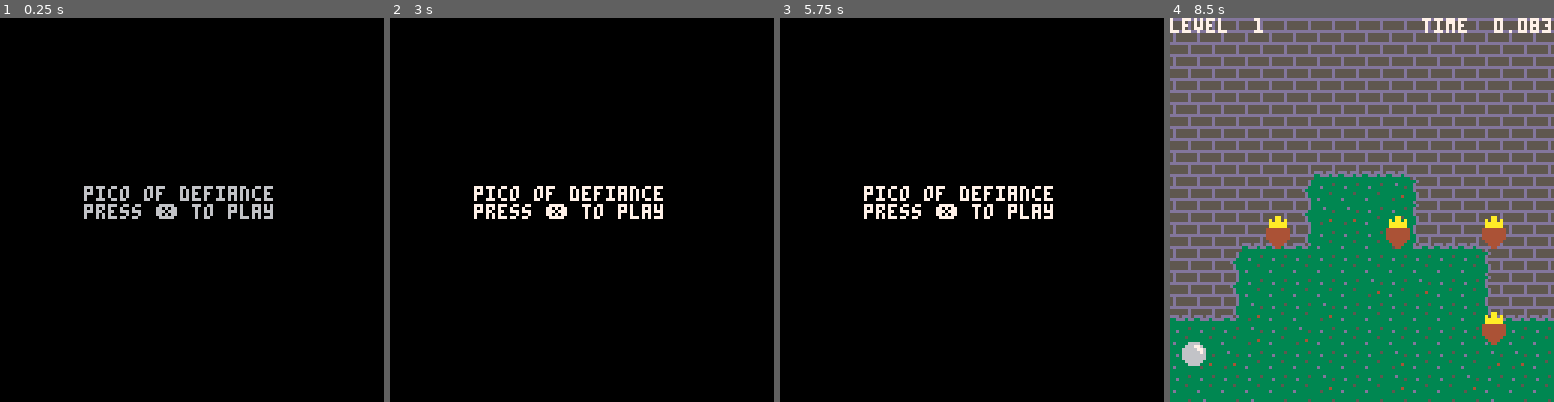
Above: before the commit, frames 1-4 (left to right).
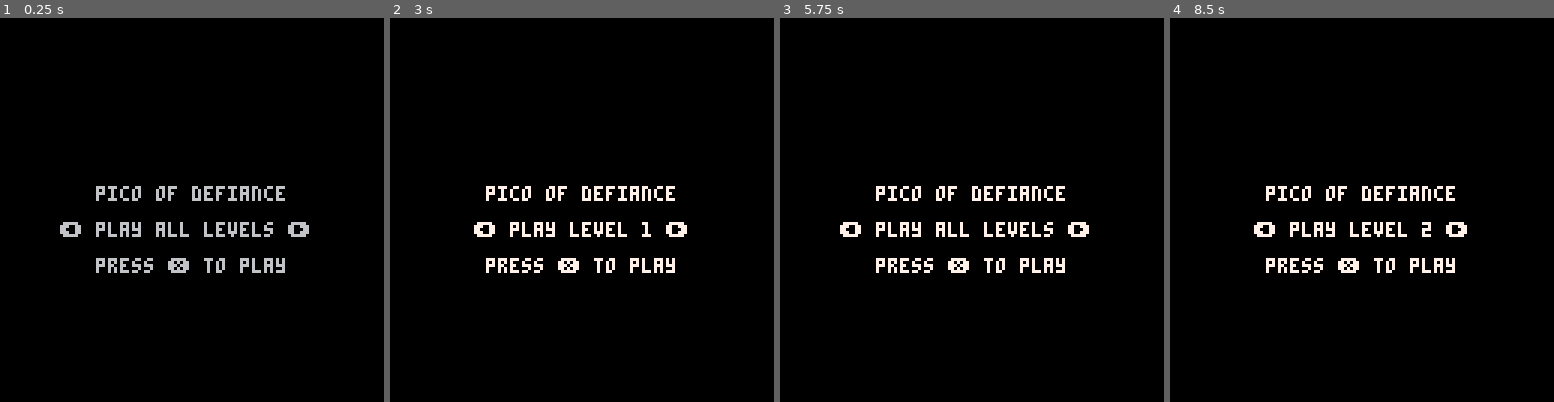
Above: after the commit, the same moments.

Repository: cinghycreations/defiance_of_pico
Game: PICO-8 cartridge defiance.p8
Same seed, same stepped clock (60 frames per second), same inputs: the game is played once before the commit and once after it.
Inputs:
- Up to frame 1 (0.25 s): no input
- Up to frame 2 (3 s): tap O (Z key) at 0.33, 0.7, 1.43, 2.22 s; tap X (X key) at 1.07, 2.07, 2.4, 2.73 s; hold Left 1.97-2.37 s; hold Right from 2.87 s (still down)
- Up to frame 3 (5.75 s): tap X (X key) every 0.33 s from 3.07 to 5.73 s; tap O (Z key) at 3.1, 3.98, 4.87 s; release Right at 3.53 s; hold Right 4.13-4.53 s; hold Left from 5.13 s (still down)
- Up to frame 4 (8.5 s): tap O (Z key) every 0.88 s from 5.75 to 8.4 s; release Left at 5.8 s; tap X (X key) every 0.33 s from 6.07 to 8.4 s; hold Left 6.23-6.63 s; hold Right 7.13-7.8 s; hold Right from 8.4 s (still down)

The runs differ from the first frame. In frame 1, 3.4% of the frame differs, in the area x 15-81%, y 43-67%; in frame 2, 3.2%; in frame 3, 3.4%; in frame 4, 100%, in the area x 0-100%, y 0-100%.

Commit message:
Implemented "all levels" and "single level" modes

Diff:
--- a/defiance.lua
+++ b/defiance.lua
@@ -11,18 +11,24 @@
 local PAGE_REPEAT = 4
 local PAGE_ENDGAME = 5
 
+local MODE_ALL_LEVELS = 0
+local MODE_SINGLE_LEVEL = 1
+
 local page = nil
 local next_page = nil
 local current_session = nil
+
+local splash_selected_level = 0
 
 local dbg = {
 	start_level = nil,
 	no_hud = false,
 }
 
-local function session_init(level, total_frames)
+local function session_init(mode, starting_level, total_frames)
 	local session = {}
-	session.level = level or 1
+	session.mode = mode or MODE_ALL_LEVELS
+	session.level = starting_level or 1
 	session.camera_offset = 0
 	session.platform_speed = 1.2
 	session.platform_offset = 0
@@ -201,8 +207,10 @@
 end
 
 function _init()
+	cartdata( 'defiance_of_pico-' .. '459c4f1f-b663-46c5-bb41-2e9ed887bed3')
+
 	if dbg.start_level ~= nil then
-		current_session = session_init( dbg.start_level )
+		current_session = session_init( MODE_SINGLE_LEVEL, dbg.start_level )
 		page = PAGE_SESSION
 		next_page = nil
 	else
@@ -217,34 +225,47 @@
 	next_page = nil
 
 	if page == PAGE_SPLASH then
-		if btnp(4) then
-			current_session = session_init()
+		if btnp(0) then
+			splash_selected_level = clamp( splash_selected_level - 1, 0, #levels )
+		elseif btnp(1) then
+			splash_selected_level = clamp( splash_selected_level + 1, 0, #levels )
+		elseif btnp(4) then
+			if splash_selected_level == 0 then
+				current_session = session_init( MODE_ALL_LEVELS )
+			else
+				current_session = session_init( MODE_SINGLE_LEVEL, splash_selected_level )
+			end
 			next_page = PAGE_SESSION
 		end
 	elseif page == PAGE_SESSION then
 		session_update( current_session )
 	elseif page == PAGE_SUCCESS then
 		if btnp(5) then
-			current_session = session_init( current_session.level, current_session.total_frames )
+			current_session = session_init( current_session.mode, current_session.level, current_session.total_frames )
 			next_page = PAGE_SESSION
 		elseif btnp(4) then
-			if current_session.level + 1 > #levels then
-				next_page = PAGE_ENDGAME
+			if current_session.mode == MODE_ALL_LEVELS then
+				if current_session.level + 1 > #levels then
+					next_page = PAGE_ENDGAME
+				else
+					current_session = session_init( current_session.mode, current_session.level + 1, current_session.total_frames )
+					next_page = PAGE_SESSION
+				end
 			else
-				current_session = session_init( current_session.level + 1, current_session.total_frames )
+				current_session = session_init( current_session.mode, current_session.level, current_session.total_frames )
 				next_page = PAGE_SESSION
 			end
 		end
 	elseif page == PAGE_FAIL then
 		if btnp(4) then
-			current_session = session_init( current_session.level, current_session.total_frames )
+			current_session = session_init( current_session.mode, current_session.level, current_session.total_frames )
 			next_page = PAGE_SESSION
 		elseif btnp(5) then
 			next_page = PAGE_SPLASH
 		end
 	elseif page == PAGE_REPEAT then
 		if btnp(4) then
-			current_session = session_init( current_session.level, current_session.total_frames )
+			current_session = session_init( current_session.mode, current_session.level, current_session.total_frames )
 			next_page = PAGE_SESSION
 		elseif btnp(5) then
 			next_page = PAGE_SPLASH
@@ -260,8 +281,15 @@
 	if page == PAGE_SPLASH then
 		cls()
 		cursor( 0, 7 * 8 )
-		print( '       pico of defiance         ' )
-		print( '       press ❎ to play         ' )
+		print( '        pico of defiance' )
+		print( '' )
+		if splash_selected_level == 0 then
+			print( '     ⬅️ play all levels ➡️' )
+		else
+			print( '       ⬅️ play level ' .. splash_selected_level .. ' ➡️' )
+		end
+		print( '' )
+		print( '        press ❎ to play         ' )
 	elseif page == PAGE_SESSION then
 		session_draw( current_session )
 	elseif page == PAGE_SUCCESS then
